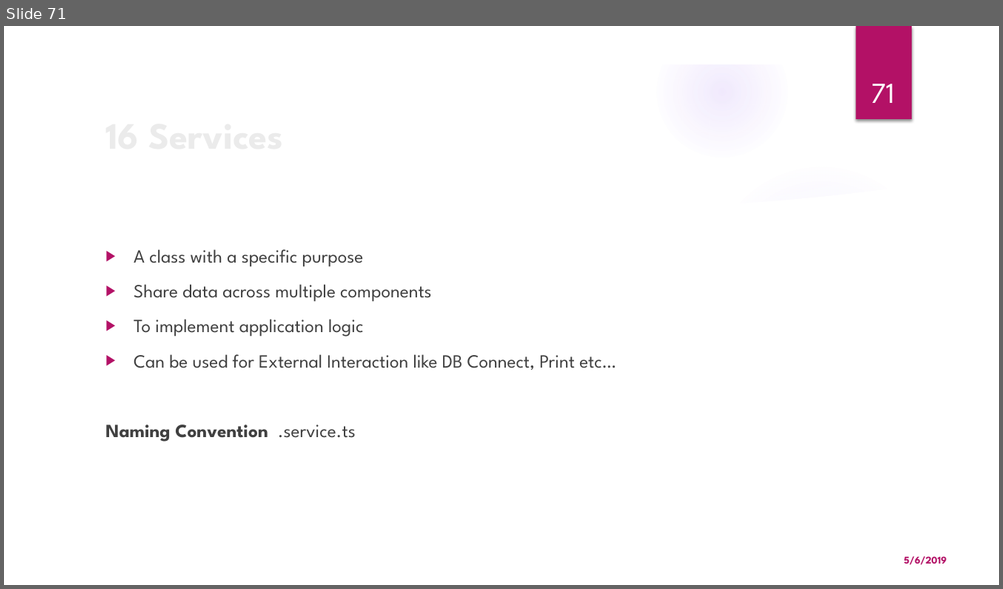
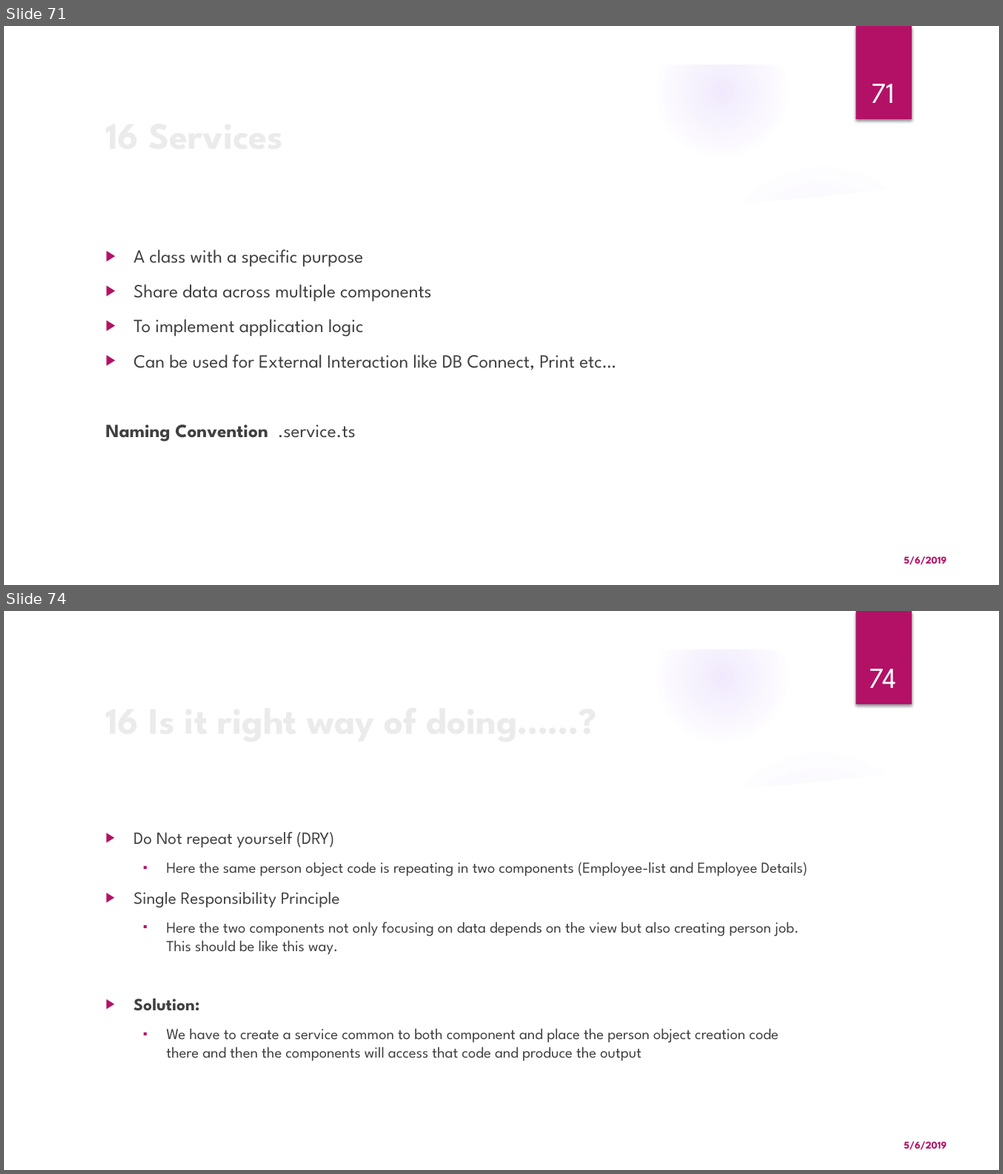
Before and after one commit to monicka2479/AngularSession, a slide deck: Angular Presentation.pptx. Shown one above the other, each under a label of ours: slide 71 before the commit, slides 71 and 74 after it; the slides between them are not shown. The pictures are 1003x589 and 1003x1174 pixels, drawn with LibreOffice and Linux fonts; fonts in the diff are those of the drawing; background and template pictures are left out. Boxes give left, top, right and bottom in pixels: in the first picture for what was removed or moved away, otherwise in the second. Text is boxed around its words. In the diff, an @@ line names an element or a change of style, - is before the commit and + after.

```diff
--- a/Angular Presentation.pptx
+++ b/Angular Presentation.pptx
@@ slide 74 added at [4,611,999,1170], background picture (left out); not listed: 9 template elements that a slide beside it also shows @@
@@ page number added at [869,669,896,688], 28 pt, text #FFFFFF @@
+74
@@ text added at [134,832,808,1062], 14.8 pt, text #404040 @@
+▶ Do Not repeat yourself (DRY)
+  ▪ Here the same person object code is repeating in two components (Employee-list and Employee Details)
+▶ Single Responsibility Principle
+  ▪ Here the two components not only focusing on data depends on the view but also creating person job. This should be like this way.
+▶ Solution:
+  ▪ We have to create a service common to both component and place the person object creation code there and then the components will access that code and produce the output
@@ title added at [308,863,390,955], 36 pt, text #EBEBEB, bold @@
+16 Is it right way of doing……?
@@ text added at [904,1142,947,1150], 10 pt, text #B31166, bold @@
+5/6/2019
```
Also in this commit, not shown: 2 slides changed, 4 other slides added.
